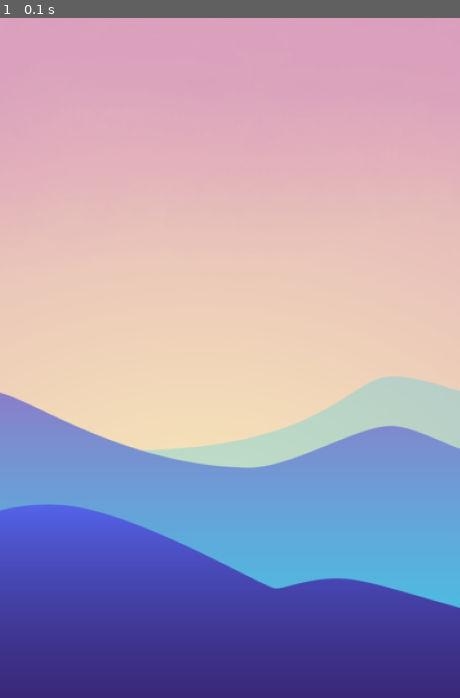
Above: before the commit, frame 1.
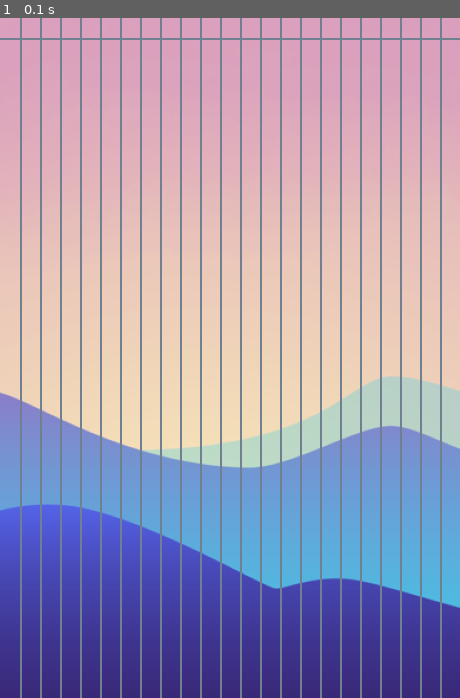
Above: after the commit, the same moment.

Repository: infProgram/inf371_spring2022-Pieces-Ho
Game: pygame game, started from peronalProject/bubbleDefense.py
The game is run twice, just before and just after one commit, with the same random seed, the same clock (stepped at 60 frames per second) and the same inputs.
Inputs:
- Up to frame 1 (0.1 s): no input

The runs differ from the first frame. In frame 1, 9.8% of the frame differs, in the area x 0-100%, y 0-100%.

Commit message:
Draw lines in y

Diff:
--- a/peronalProject/bubbleDefense.py
+++ b/peronalProject/bubbleDefense.py
@@ -5,12 +5,20 @@
 screen = pygame.display.set_mode(size)
 pygame.display.set_caption('Bubble Defense') #  主窗口标题（Title）
 backgroundPic = pygame.image.load("bgPic.png")
+pointsx = [(-1,20),(460,20)]
+
+pointsy = [(20, -1),(20, 680),(40, 680),(40, -1),(60, -1),(60, 680),(80, 680),(80, -1),(100, -1),(100, 680),(120, 680),(120, -1),
+(140, -1),(140, 680),(160, 680),(160, -1),(180, -1),(180, 680),(200, 680),(200, -1),(220, -1),(220, 680),(240, 680),
+(240, -1),(260, -1),(260, 680),(280, 680),(280, -1),(300, -1),(300, 680),(320, 680),(320, -1),(340, -1), (340, 680),
+(360, 680),(360, -1),(380, -1),(380, 680),(400, 680),(400, -1),(420, -1),(420, 680),(440, 680),(440, -1)]
 
 isRunning = True
 while isRunning:
   for event in pygame.event.get():
     if (event.type == pygame.KEYDOWN and event.key == pygame.K_ESCAPE) or event.type == pygame.QUIT: sys.exit()
   screen.blit(backgroundPic,(0,0))
+  pygame.draw.lines(screen, (112,128,144), 0, pointsx, 2)
+  pygame.draw.lines(screen, (112,128,144), 0, pointsy, 2)
 
 
   time.sleep(0.007)
